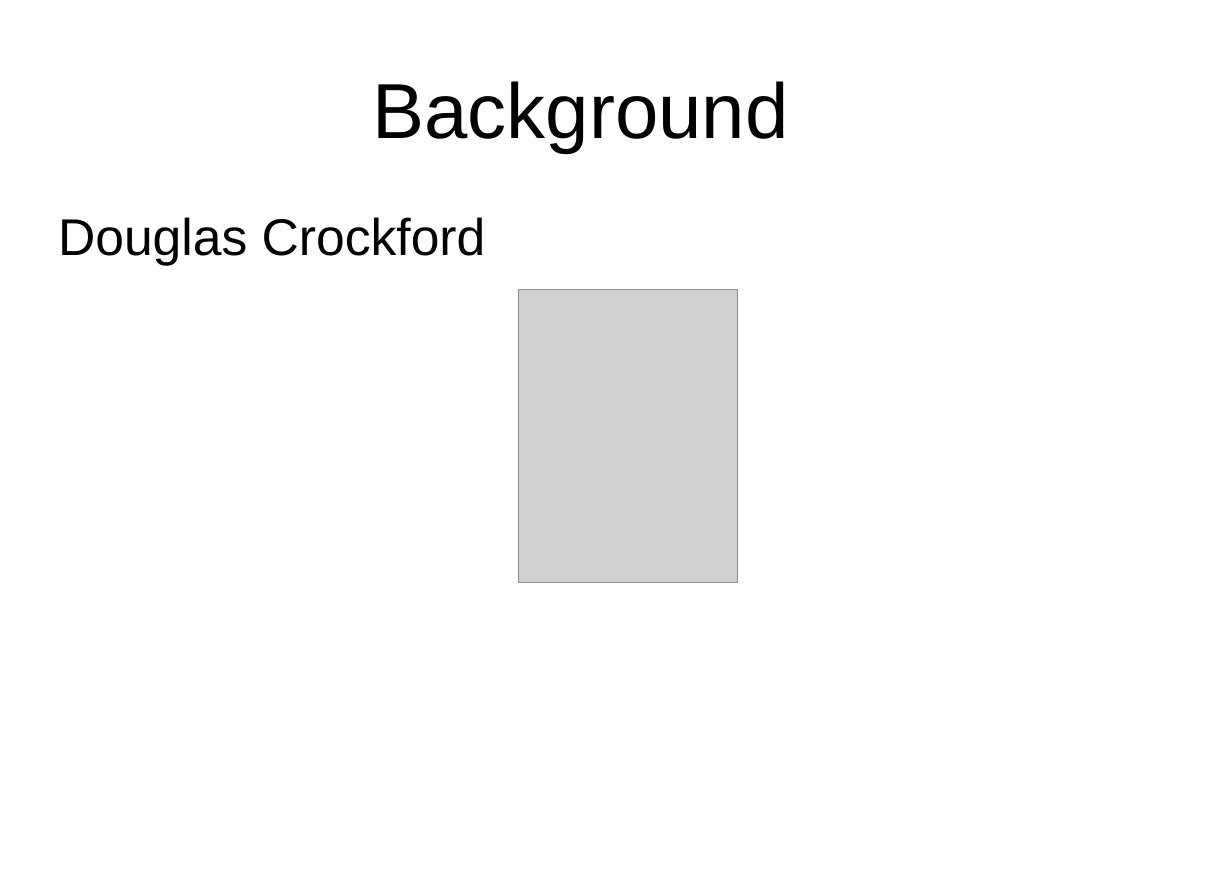
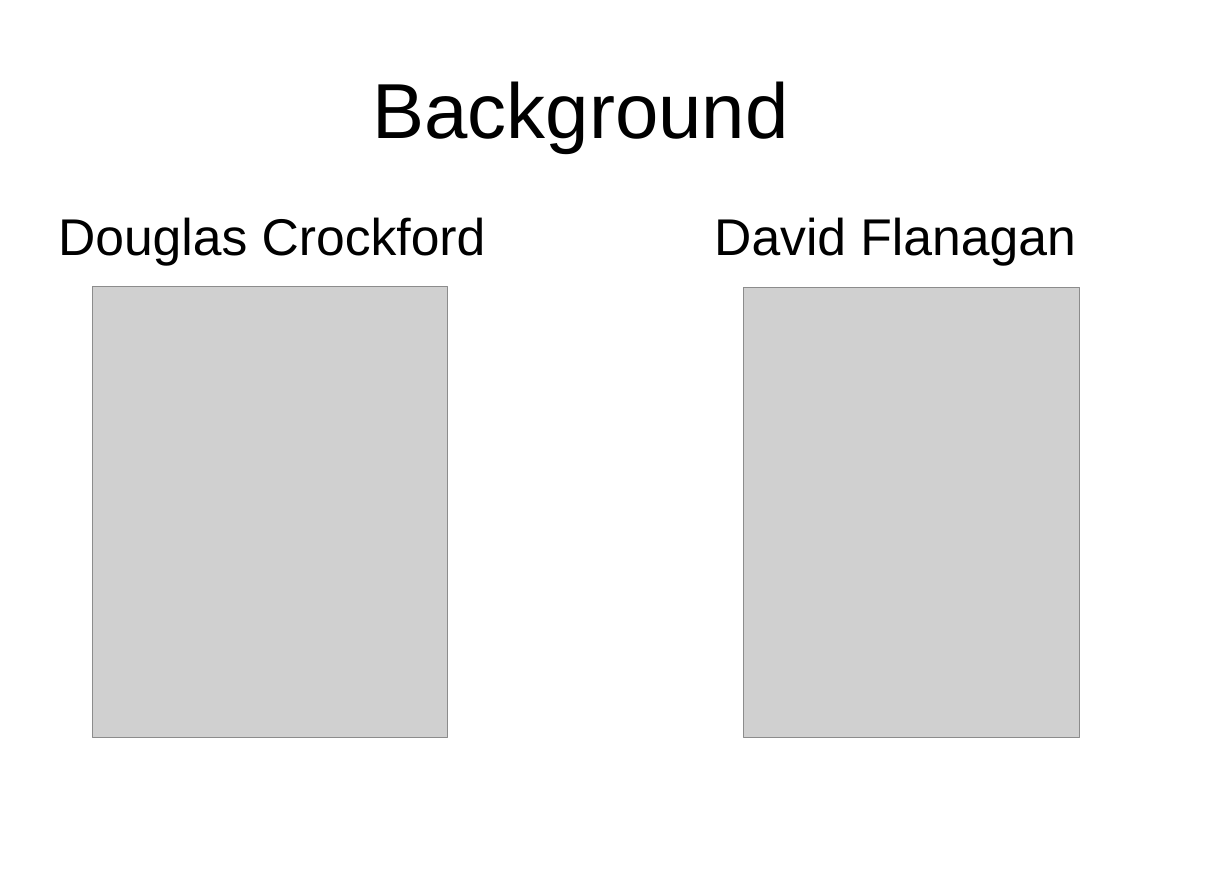
Before and after one commit to peterborkuti/other, a slide deck: slide 7 of JavaScriptBasics/jsbasics-slide.odp. Drawn at 1232x871 pixels with LibreOffice and Linux fonts; fonts in the diff are those of the drawing; grey boxes stand for pictures; background and template pictures are left out. Boxes give left, top, right and bottom in pixels: in the first picture for what was removed or moved away, otherwise in the second. Text is boxed around its words. In the diff, an @@ line names an element or a change of style, - is before the commit and + after.

```diff
--- a/JavaScriptBasics/jsbasics-slide.odp
+++ b/JavaScriptBasics/jsbasics-slide.odp
@@ text at (58,217,1075,266): text changed @@
-Douglas Crockford
+Douglas Crockford David Flanagan
@@ picture: place and size @@
-picture at (519,290,738,583)
+picture at (93,287,448,738)
@@ picture added at (744,288,1080,738) @@
```
Also in this commit, not shown: 5 other slides changed, 6 slides added, 8 other files.
